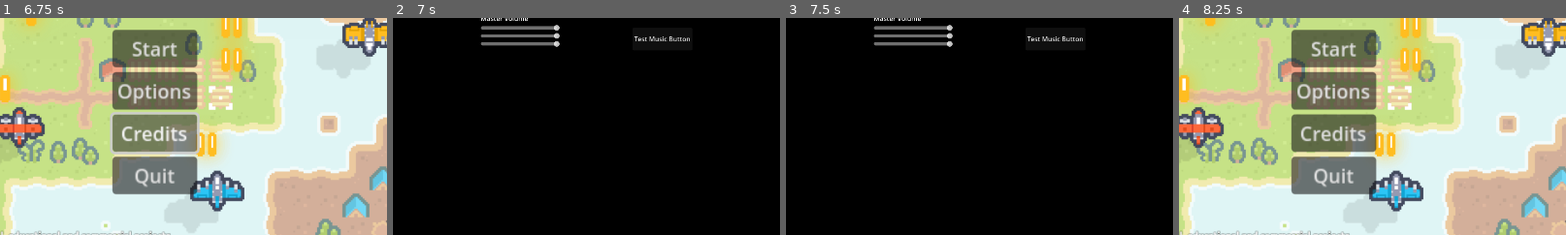
Above: before the commit, frames 1-4 (left to right).
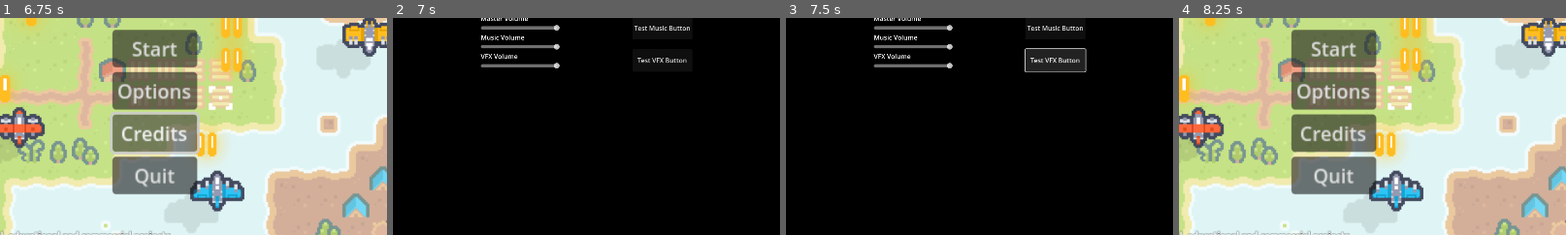
Above: after the commit, the same moments.

Repository: Cole-Miller-IT/Sky-High
Game: Godot game, scene res://Scenes/boot_intro.tscn
Same seed, same stepped clock (60 frames per second), same inputs: the game is played once before the commit and once after it.
Inputs (mouse positions are % of the whole screen's width and height, from its top left):
- Up to frame 1 (6.75 s): click "Start" at 2.75 s; click "Start" at 3.5 s; click "Options" at 4.25 s; click "Start" at 5 s; click "Credits" at 5.75 s
- Up to frame 2 (7 s): no input
- Up to frame 3 (7.5 s): click (68, 51) at 7.25 s, where only the run after the commit has a clickable "Test VFX Button"
- Up to frame 4 (8.25 s): click "Back" at 8 s
The pictures show only the part of the screen within x 34-84%, y 41-91%; the shares and areas given below are measured in that part.

Frame 1 is identical in both runs. In frame 2, 2.0% of the frame differs, in the area x 22-77%, y 3-24%; in frame 3, 3.5%, in the area x 22-78%, y 3-25%; in frame 4, nothing differs.
Error in both runs: Cannot call method 'change_scene_to_file' on a null value. (res://Scripts/Main)

Commit message:
Added audio buses

Diff:
--- a/Scenes/main_menu.tscn
+++ b/Scenes/main_menu.tscn
@@ -53,11 +53,13 @@
 [node name="ButtonClick" type="AudioStreamPlayer" parent="."]
 stream = ExtResource("3_4u7ci")
 volume_db = -12.0
+bus = &"VFX"
 
 [node name="MenuMusic" type="AudioStreamPlayer" parent="."]
 stream = ExtResource("4_1ubv8")
 volume_db = -7.0
 autoplay = true
+bus = &"Music"
 
 [connection signal="pressed" from="VBoxContainer/Start Game" to="." method="_on_start_game_pressed"]
 [connection signal="pressed" from="VBoxContainer/Options" to="." method="_on_options_pressed"]
--- a/Scenes/options.tscn
+++ b/Scenes/options.tscn
@@ -1,6 +1,8 @@
-[gd_scene load_steps=2 format=3 uid="uid://b1imr05vt5tch"]
+[gd_scene load_steps=4 format=3 uid="uid://b1imr05vt5tch"]
 
 [ext_resource type="Script" path="res://Scripts/Options.gd" id="1_m4sdd"]
+[ext_resource type="AudioStream" uid="uid://dapacmyc57jh7" path="res://Assets/Sounds/buttonClickMenu.mp3" id="2_86knn"]
+[ext_resource type="AudioStream" uid="uid://da5tpmgs1cghp" path="res://Assets/Sounds/mainMenuMusic Pixel Dreams.mp3" id="2_fgtwl"]
 
 [node name="Options" type="CanvasLayer"]
 script = ExtResource("1_m4sdd")
@@ -33,7 +35,7 @@
 grow_horizontal = 2
 grow_vertical = 2
 
-[node name="MasterVolume" type="Label" parent="SoundSliders"]
+[node name="MasterLabel" type="Label" parent="SoundSliders"]
 layout_mode = 2
 text = "Master Volume"
 
@@ -42,26 +44,50 @@
 min_value = -45.0
 max_value = 0.0
 
+[node name="MusicLabel" type="Label" parent="SoundSliders"]
+layout_mode = 2
+text = "Music Volume"
+
 [node name="Music" type="HSlider" parent="SoundSliders"]
 layout_mode = 2
 min_value = -45.0
 max_value = 0.0
 
 [node name="TestMusic" type="Button" parent="SoundSliders/Music"]
+layout_mode = 0
 offset_left = 376.0
-offset_top = -12.0
+offset_top = -66.0
 offset_right = 524.0
-offset_bottom = 44.0
+offset_bottom = -10.0
 text = "Test Music Button"
 
 [node name="MusicTest" type="AudioStreamPlayer" parent="SoundSliders/Music/TestMusic"]
+stream = ExtResource("2_fgtwl")
+bus = &"Music"
+
+[node name="VFX Volume" type="Label" parent="SoundSliders"]
+layout_mode = 2
+text = "VFX Volume"
 
 [node name="VFX" type="HSlider" parent="SoundSliders"]
 layout_mode = 2
 min_value = -45.0
 max_value = 0.0
 
+[node name="TestVFX" type="Button" parent="SoundSliders/VFX"]
+offset_left = 376.0
+offset_top = -33.0
+offset_right = 524.0
+offset_bottom = 23.0
+text = "Test VFX Button"
+
+[node name="VFXTest" type="AudioStreamPlayer" parent="SoundSliders/VFX/TestVFX"]
+stream = ExtResource("2_86knn")
+bus = &"VFX"
+
 [connection signal="pressed" from="Back" to="." method="_on_back_pressed"]
 [connection signal="value_changed" from="SoundSliders/Master" to="." method="_on_master_value_changed"]
 [connection signal="value_changed" from="SoundSliders/Music" to="." method="_on_music_value_changed"]
+[connection signal="pressed" from="SoundSliders/Music/TestMusic" to="." method="_on_test_music_pressed"]
 [connection signal="value_changed" from="SoundSliders/VFX" to="." method="_on_vfx_value_changed"]
+[connection signal="pressed" from="SoundSliders/VFX/TestVFX" to="." method="_on_test_vfx_pressed"]
--- a/Scripts/Options.gd
+++ b/Scripts/Options.gd
@@ -1,14 +1,4 @@
 extends CanvasLayer
-
-
-# Called when the node enters the scene tree for the first time.
-func _ready():
-	pass # Replace with function body.
-
-
-# Called every frame. 'delta' is the elapsed time since the previous frame.
-func _process(delta):
-	pass
 
 
 func _on_back_pressed():
@@ -16,12 +6,39 @@
 
 
 func _on_master_value_changed(value):
-	print("master sound now at ", value)
+	#print("master sound now at ", value)
+	if value == -45:
+		AudioServer.set_bus_mute(0, true)
+
+	else:
+		AudioServer.set_bus_mute(0, false)
+
+	AudioServer.set_bus_volume_db(0, value)
 
 
 func _on_music_value_changed(value):
-	pass # Replace with function body.
+	if value == -45:
+		AudioServer.set_bus_mute(1, true)
+
+	else:
+		AudioServer.set_bus_mute(1, false)
+
+	AudioServer.set_bus_volume_db(1, value)
 
 
 func _on_vfx_value_changed(value):
-	pass # Replace with function body.
+	if value == -45:
+		AudioServer.set_bus_mute(2, true)
+
+	else:
+		AudioServer.set_bus_mute(2, false)
+
+	AudioServer.set_bus_volume_db(2, value)
+
+
+func _on_test_music_pressed():
+	$SoundSliders/Music/TestMusic/MusicTest.play()
+
+
+func _on_test_vfx_pressed():
+	$SoundSliders/VFX/TestVFX/VFXTest.play()
--- /dev/null
+++ b/default_bus_layout.tres
@@ -0,0 +1,15 @@
+[gd_resource type="AudioBusLayout" format=3 uid="uid://dorlxwxfnkx5g"]
+
+[resource]
+bus/1/name = &"Music"
+bus/1/solo = false
+bus/1/mute = false
+bus/1/bypass_fx = false
+bus/1/volume_db = 0.0
+bus/1/send = &"Master"
+bus/2/name = &"VFX"
+bus/2/solo = false
+bus/2/mute = false
+bus/2/bypass_fx = false
+bus/2/volume_db = 0.0
+bus/2/send = &"Master"
